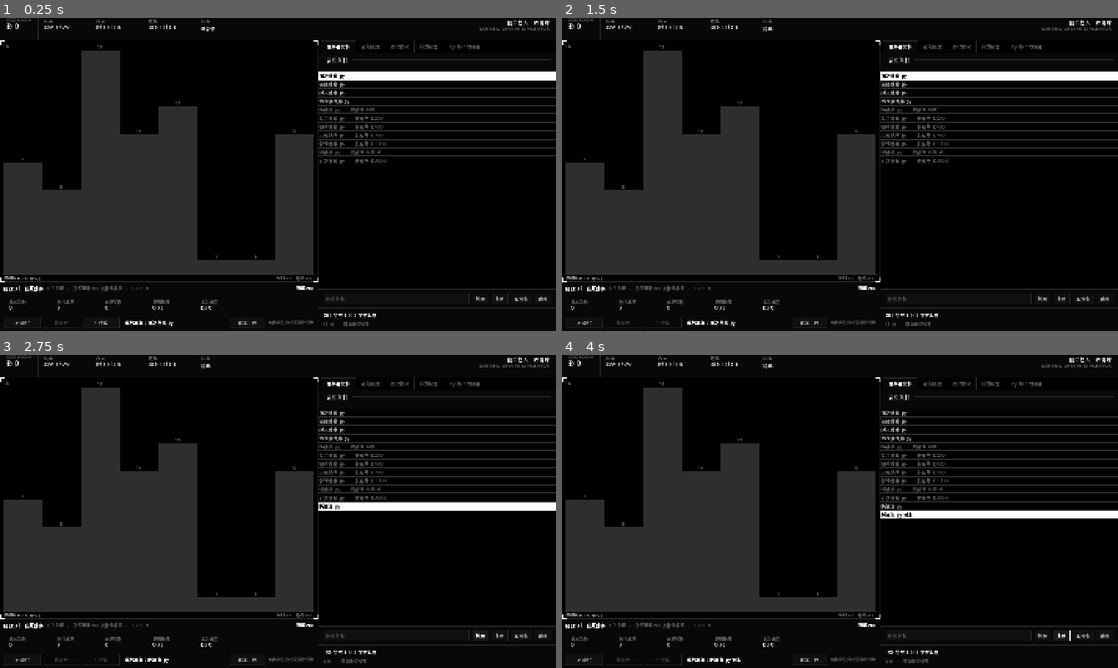
Above: before the commit, frames 1-4 (two rows, left to right).
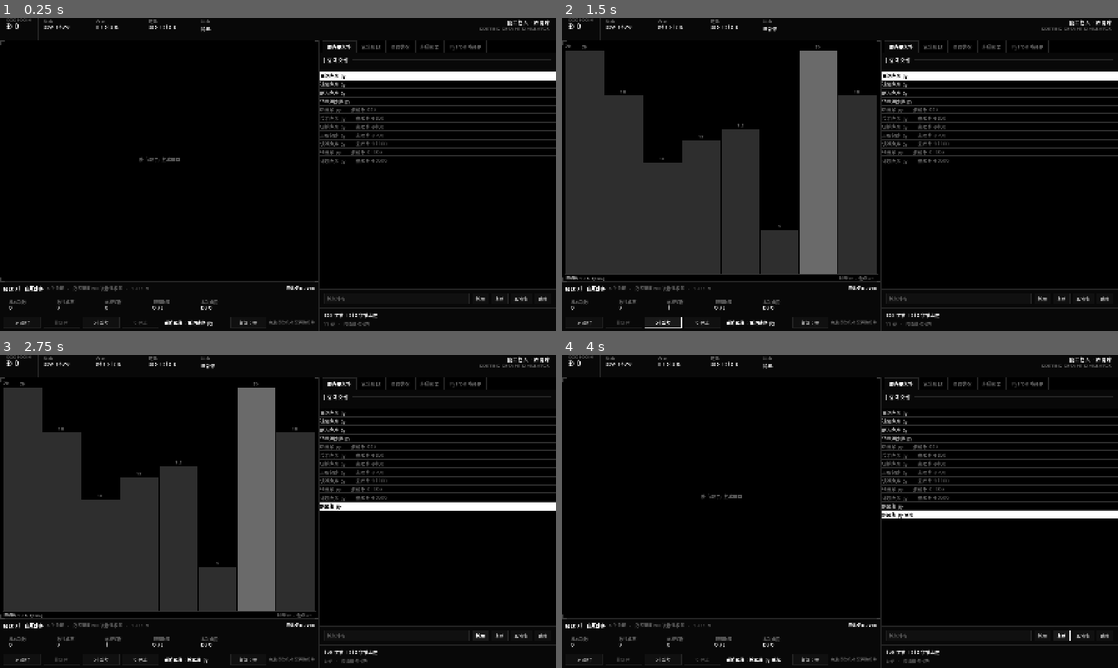
Above: after the commit, the same moments.

Repository: WWNNL/SORTING-SERVER-SIMULATOR
Game: Godot game, scene res://scenes/main.tscn
Same seed, same stepped clock (60 frames per second), same inputs: the game is played once before the commit and once after it.
Inputs (mouse positions are in pixels of both pictures, inside the frame that each line leads up to):
- Up to frame 1 (0.25 s): no input
- Up to frame 2 (1.5 s): click (662, 321) at 0.5 s, where only the run before the commit has a clickable "X 停止"; click (662, 321) at 1.25 s, where only the run after the commit has a clickable ">| 单步"
- Up to frame 3 (2.75 s): click "新建" at 2 s
- Up to frame 4 (4 s): click (701, 658) at 2.75 s, where only the run after the commit has a clickable "X 停止"; click "复制" at 3.5 s

The runs differ from the first frame. In frame 1, 22% of the frame differs, in the area x 0-88%, y 2-100%; in frame 2, 16%; in frame 3, 16%; in frame 4, 22%.

Commit message:
feat: 高速动画限流、题目按需生成、单步按钮、运行指示框
高速运行时的动画与表现
- 根因：每秒上千次读写会把几乎所有下标一次点成白色，整个面板糊成一片白；
  移动事件同时挤满动画缓冲区被反复丢弃，看起来只是抖。
- 改为限流入口而不是缩短时长：移动事件每帧最多入场 20 个、均匀抽样，
  少数元素完整飞完全程，整体呈现为平滑流动而非闪烁。
- 高亮同样限流：单帧最多点亮 26 个，并按密度压低强度（sqrt 缩放），
  密集活动表现成柔和辉光。另加一道跨帧总量上限（78），只留最亮的。
- 动画时长改为固定 0.17s，去掉按事件速率反推时长的那套自适应逻辑。

题目按需生成
- 数据只在点「运行」或「单步」时才产生。开局、换算法、换阶段都不再
  后台悄悄生成排列。停止会把当前题目清空。

单步运行
- 左下角按钮行加回单步。没有题目时先生成一局并停住，之后每次推进一条指令。

运行指示框
- 编辑器代码区加上和可视化面板同款的角标框，运行中点亮为白色、
  暂停或待机时转暗。两处同步，不切页也能看出服务器是否在跑。

实测（最高档 130000 步/秒，n=256）
- 实测速度 129999，与设定值一致
- 在飞元素峰值 20（上限 20），点亮下标峰值 78（上限 78），峰值高亮强度 0.49

测试：18/18 解释器 + 11/11 算法库

Diff:
--- a/scripts/ui/main.gd
+++ b/scripts/ui/main.gd
@@ -44,11 +44,14 @@
 
 # --- 界面引用
 var _viz: VizView
+var _viz_frame: PrtsFrame
 var _coin_label: Label
 var _chip := {}
 var _btn_run: Button
 var _btn_pause: Button
+var _btn_step: Button
 var _btn_stop: Button
+var _step_pending := false
 var _stat := {}
 var _stage_title: Label
 var _stage_detail: Label
@@ -93,11 +96,11 @@
 		log_line("供电不足：整机需要 %dW，电源只有 %dW。请到「升级配置」处理。"
 			% [Game.total_draw(), Game.psu_watts()], "error")
 	log_line("服务器会调用 sort(a)，请让 a 变成升序。", "sys")
-
-	# 开局就把任务装载好，让玩家一眼看到可视化
-	if _prepare_run():
-		_state = ST_PAUSED
-		_emit_state()
+	log_line("按「运行」生成题目并开始。", "sys")
+
+	# 开局不生成题目：数据只在点「运行」时才产生
+	_clear_task()
+	_emit_state()
 
 
 # ================================================================ 界面搭建
@@ -217,7 +220,9 @@
 	var frame := PrtsFrame.new()
 	frame.bracket_len = 12
 	frame.thickness = 2
+	frame.bracket_color = Prts.LINE_HI
 	viz_wrap.add_child(frame)
+	_viz_frame = frame
 
 	box.add_child(viz_wrap)
 	box.add_child(_build_controls())
@@ -271,6 +276,10 @@
 	_btn_pause = Prts.button("|| 暂停", 96)
 	_btn_pause.pressed.connect(_on_pause_pressed)
 	row.add_child(_btn_pause)
+
+	_btn_step = Prts.button(">| 单步", 96)
+	_btn_step.pressed.connect(_on_step_pressed)
+	row.add_child(_btn_step)
 
 	_btn_stop = Prts.button("X 停止", 96)
 	_btn_stop.pressed.connect(_on_stop_pressed)
@@ -442,11 +451,9 @@
 	Game.current_file = index
 	reload_editor()
 
-	# 重新生成排列：换算法等于换一次全新的任务数据
-	if _prepare_run():
-		_state = ST_PAUSED
-	else:
-		_state = ST_IDLE
+	# 换了算法，旧题目作废。新题目等玩家点「运行」时再生成。
+	_clear_task()
+	_state = ST_IDLE
 	_emit_state()
 	Game.save_game()
 
@@ -483,20 +490,53 @@
 	if _vm == null:
 		return
 	if _state == ST_RUNNING or _state == ST_PAUSED:
-		_vm.status = "halted"
-		_vm.halted_reason = "手动停止"
 		log_line("已手动停止本次运行。", "warn")
+	_clear_task()
 	_state = ST_IDLE
 	_emit_state()
 
 
+## 单步：没有题目就先生成一局并停住，之后每次只推进一条指令。
+func _on_step_pressed() -> void:
+	if _vm == null:
+		if not _prepare_run():
+			return
+		_state = ST_PAUSED
+		_emit_state()
+		return
+	if _state == ST_DONE or _state == ST_ERROR:
+		return
+	_step_pending = true
+	if _state == ST_RUNNING:
+		_state = ST_PAUSED
+	_emit_state()
+
+
 func _on_stage_changed(_index: int) -> void:
 	_refresh_stage()
-	# 阶段变了，当前这一局的规模就过期了，重新装载
-	if _state != ST_RUNNING:
-		if _prepare_run():
-			_state = ST_PAUSED
-			_emit_state()
+	# 阶段变了，旧题目作废。新题目等玩家点「运行」时再生成。
+	_clear_task()
+	_state = ST_IDLE
+	_emit_state()
+
+
+## 清掉当前题目。
+##
+## 数据只在点「运行」时才生成：这样"开始一局"是一个明确的动作，
+## 也避免了改代码、换算法、换阶段时后台悄悄生成一堆没人看的排列。
+func _clear_task() -> void:
+	_vm = null
+	_step_pending = false
+	_run_n = 0
+	_bill_accrued = 0.0
+	_bill_paid = 0.0
+	_pay_accum = 0.0
+	_elapsed = 0.0
+	_step_accum = 0.0
+	if _viz != null:
+		_viz.clear()
+	_update_stat_labels(get_run_info())
+	_refresh_hardware_chips_only()
 
 
 ## 装配一次运行。任何一项资源不满足都在这里拦下来，并给出可执行的建议。
@@ -608,6 +648,13 @@
 		var sc := Prts.WHITE if _state == ST_RUNNING else (
 			Prts.TEXT_HI if _state != ST_ERROR else Prts.TEXT)
 		Prts.set_color_cached(l, "state", sc, _color_cache)
+	# 运行指示框：可视化区和编辑器区的角标同步点亮
+	var running := _state == ST_RUNNING
+	if _viz_frame != null:
+		_viz_frame.bracket_color = Prts.WHITE if running else Prts.LINE_HI
+		_viz_frame.queue_redraw()
+	if _tab_editor != null:
+		_tab_editor.set_running(running)
 
 
 func _refresh_buttons() -> void:
@@ -615,13 +662,28 @@
 		return
 	_btn_run.disabled = _state == ST_RUNNING
 	_btn_pause.disabled = _state != ST_RUNNING
+	_btn_step.disabled = _state == ST_RUNNING
 	_btn_stop.disabled = _vm == null or (_state != ST_RUNNING and _state != ST_PAUSED)
 
 
 # ================================================================ 主循环
 
 func _process(delta: float) -> void:
-	if _vm == null or _state != ST_RUNNING:
+	if _vm == null:
+		return
+
+	# 单步：无论当前什么状态都只推进一条指令
+	if _step_pending:
+		_step_pending = false
+		_vm.run_batch(1)
+		_consume_events()
+		if _vm.status != "running":
+			_finish_run()
+		else:
+			_emit_tick()
+		return
+
+	if _state != ST_RUNNING:
 		return
 
 	# 截断异常长帧，避免指令暴冲（见 MAX_STEP_DELTA 的说明）
--- a/scripts/ui/tab_editor.gd
+++ b/scripts/ui/tab_editor.gd
@@ -15,6 +15,7 @@
 var _loading := false
 var _flash_left := 0.0
 var _highlighter: PyHighlighter
+var _frame: PrtsFrame
 var _completion: CompletionPopup
 var _candidates: Array = []
 ## 刚确认过一个候选，接下来这次 text_changed 不要再自动弹框
@@ -98,10 +99,11 @@
 	wrap.add_child(_edit)
 
 	var frame := PrtsFrame.new()
-	frame.bracket_len = 10
+	frame.bracket_len = 12
+	frame.thickness = 2
 	frame.bracket_color = Prts.LINE_HI
-	frame.draw_border = false
 	wrap.add_child(frame)
+	_frame = frame
 
 	add_child(wrap)
 
@@ -133,6 +135,15 @@
 
 func get_code() -> String:
 	return _edit.text if _edit != null else ""
+
+
+## 运行指示框：正在跑的时候角标点亮，和左侧可视化面板保持一致。
+## 这样不切回可视化页也能一眼看出服务器是不是在跑。
+func set_running(on: bool) -> void:
+	if _frame == null:
+		return
+	_frame.bracket_color = Prts.WHITE if on else Prts.LINE_HI
+	_frame.queue_redraw()
 
 
 func load_from_game() -> void:
--- a/scripts/ui/viz_view.gd
+++ b/scripts/ui/viz_view.gd
@@ -17,15 +17,18 @@
 const LABEL_PAD_TOP := 26.0  ## 标数值时顶部要多留一行
 const AXIS_H := 20.0
 
-## 希望在飞的元素数量。时长 = 这个数 ÷ 每秒事件数。
-const MOVE_BUDGET := 20.0
-const MOVE_MAX_DURATION := 0.22
-const MOVE_MIN_DURATION := 0.03
-const MAX_MOVES := 64
-
-## 最多同时标出几个落点。全标出来的话，高速运行时会有几十条贯穿全高的
-## 方框叠在一起，看着就像一堆没刷新掉的细线。
+## 同帧最多标出几个落点。全标出来的话会有几十条方框叠在一起，
+## 看着就像一堆没刷新掉的细线。
 const MAX_TARGETS := 6
+## 元素飞行时长。刻意用固定值，不做"按事件速率反推时长"那一套——
+## 那样在高速时会把时长压到几十毫秒，元素一闪而过，看起来只是抖。
+## 现在是控制**入场数量**：少数元素完整飞完全程，整体呈现为平滑的流动。
+const MOVE_DURATION := 0.17
+## 同时在飞的元素上限
+const MAX_INFLIGHT := 20
+## 同帧最多点亮多少个下标。高速运行时每秒上千次读写，全点亮会糊成一片白，
+## 反而什么都看不出来。
+const MAX_HOT := 26
 
 var values: Array = []
 var sorted_target: Array = []
@@ -38,11 +41,9 @@
 var _max_value := 1
 var _settled_count := 0
 
-## 自适应时长
-var _duration := MOVE_MAX_DURATION
-var _move_rate := 0.0          ## 每秒移动事件数（指数滑动平均）
-var _pending_moves := 0        ## 本采样周期内收到的移动事件数
-var _sample_accum := 0.0
+## 诊断用：本帧收到的移动事件数、被丢掉的数量
+var _moves_seen := 0
+var _moves_dropped := 0
 
 
 func _init() -> void:
@@ -101,34 +102,101 @@
 
 
 func move_duration() -> float:
-	return _duration
+	return MOVE_DURATION
+
+
+## 本帧收到的移动事件数 / 被丢弃的数量，供性能观察用
+func move_stats() -> Dictionary:
+	return {"seen": _moves_seen, "dropped": _moves_dropped, "inflight": _moves.size()}
 
 
 ## 消费一批可视化事件
 func apply_events(events: Array) -> void:
-	var touched := false
+	if events.is_empty():
+		return
+
+	# 先把这一批归类，再统一限流。直接边遍历边写状态的话，
+	# 高速运行时会把成百上千个下标一次性点成白色。
+	var move_batch: Array = []
+	var hot_batch: Array = []
+	var seen := {}
+
 	for e in events:
 		match String(e.get("t", "")):
 			"read":
 				var i := int(e["i"])
-				_hot[i] = 1.0
 				_selected = i
 				_selected_ttl = 0.40
-				touched = true
+				if not seen.has(i):
+					seen[i] = true
+					hot_batch.append(i)
 			"cmp":
 				for idx in (e["idx"] as Array):
-					_hot[int(idx)] = 1.0
-				touched = true
+					var j := int(idx)
+					if not seen.has(j):
+						seen[j] = true
+						hot_batch.append(j)
 			"write":
-				_hot[int(e["i"])] = 1.0
-				touched = true
+				var w := int(e["i"])
+				if not seen.has(w):
+					seen[w] = true
+					hot_batch.append(w)
 			"move":
-				_push_move(int(e["from"]), int(e["to"]), e["v"])
-				_hot[int(e["to"])] = 1.0
-				_pending_moves += 1
-				touched = true
-	if touched:
-		_recount_settled()
+				move_batch.append(e)
+				var to_i := int(e["to"])
+				if not seen.has(to_i):
+					seen[to_i] = true
+					hot_batch.append(to_i)
+
+	_moves_seen = move_batch.size()
+	_moves_dropped = 0
+	_ingest_moves(move_batch)
+	_ingest_hot(hot_batch)
+	_recount_settled()
+
+
+## 动画限流：控制入场数量，超出的均匀抽样丢掉。
+## 被丢掉的元素不会有动画，但柱子本身早就画在目标格上了，所以不会"回弹"。
+func _ingest_moves(batch: Array) -> void:
+	var n := batch.size()
+	if n == 0:
+		return
+	var room := MAX_INFLIGHT - _moves.size()
+	if room <= 0:
+		_moves_dropped = n
+		return
+	if n <= room:
+		for e in batch:
+			_push_move(int(e["from"]), int(e["to"]), e["v"])
+		return
+
+	# 均匀抽样，而不是取前 room 个——取开头会让动画明显偏向数组左半边
+	var step := float(n) / float(room)
+	var k := 0.0
+	for _t in room:
+		var e: Dictionary = batch[int(k)]
+		_push_move(int(e["from"]), int(e["to"]), e["v"])
+		k += step
+	_moves_dropped = n - room
+
+
+## 高亮限流：均匀抽样 + 按密度压低强度。
+## 密集活动表现成"柔和的辉光"，而不是"整块全白"。
+func _ingest_hot(batch: Array) -> void:
+	var n := batch.size()
+	if n == 0:
+		return
+	var take := mini(n, MAX_HOT)
+	var intensity := clampf(sqrt(float(take) / float(n)), 0.30, 1.0)
+	if take == n:
+		for i in batch:
+			_hot[int(i)] = intensity
+		return
+	var step := float(n) / float(take)
+	var k := 0.0
+	for _t in take:
+		_hot[int(batch[int(k)])] = intensity
+		k += step
 
 
 func _push_move(from_i: int, to_i: int, v: Variant) -> void:
@@ -138,31 +206,19 @@
 		if int(m["from"]) == from_i and int(m["to"]) == to_i:
 			m["t"] = 0.0
 			return
-	if _moves.size() >= MAX_MOVES:
-		# 丢掉最旧的只是"不再为它画飞行动画"，元素本身早就已经在目标格上了
-		# （柱子是按真实数组画的），所以不会出现回弹。
+	if _moves.size() >= MAX_INFLIGHT:
 		_moves.pop_front()
 	_moves.append({"from": from_i, "to": to_i, "v": v, "t": 0.0})
 
 
 func _process(delta: float) -> void:
 	var dirty := false
-
-	# 每 0.25 秒估一次事件速率，反推合适的动画时长
-	_sample_accum += delta
-	if _sample_accum >= 0.25:
-		var rate := float(_pending_moves) / _sample_accum
-		_move_rate = lerpf(_move_rate, rate, 0.6)
-		_pending_moves = 0
-		_sample_accum = 0.0
-		_duration = clampf(MOVE_BUDGET / maxf(_move_rate, 0.01),
-			MOVE_MIN_DURATION, MOVE_MAX_DURATION)
 
 	if not _moves.is_empty():
 		var keep: Array = []
 		for m in _moves:
 			var t := float(m["t"]) + delta
-			if t < _duration:
+			if t < MOVE_DURATION:
 				m["t"] = t
 				keep.append(m)
 		_moves = keep
@@ -181,10 +237,29 @@
 			if h > 0.07:
 				next[k] = h
 		_hot = next
+		_trim_hot()
 		dirty = true
 
 	if dirty:
 		queue_redraw()
+
+
+## 高亮集合的总量上限。
+##
+## 单帧限流只约束"这一帧新增多少"，但 _hot 是跨帧累积衰减的：
+## 每帧新增 26 个、活 5 帧，稳态就会有 130 个下标同时亮着——
+## 256 个元素里一半在发光，看着就是一片糊。这里再兜一道总量上限，
+## 只保留最亮的（也就是最新的），让辉光聚焦在算法当前活动的位置。
+func _trim_hot() -> void:
+	var limit := MAX_HOT * 3
+	if _hot.size() <= limit:
+		return
+	var keys := _hot.keys()
+	keys.sort_custom(func(a, b): return float(_hot[a]) > float(_hot[b]))
+	var keep := {}
+	for i in limit:
+		keep[keys[i]] = _hot[keys[i]]
+	_hot = keep
 
 
 func _recount_settled() -> void:
@@ -310,7 +385,7 @@
 		var to_i := int(m["to"])
 		if from_i < 0 or from_i >= n or to_i < 0 or to_i >= n:
 			continue
-		var p := clampf(float(m["t"]) / maxf(_duration, 0.001), 0.0, 1.0)
+		var p := clampf(float(m["t"]) / MOVE_DURATION, 0.0, 1.0)
 		var e := 1.0 - pow(1.0 - p, 3.0)  # ease-out：起步快、落位稳
 
 		var x := lerpf(_bar_x(from_i, n, span), _bar_x(to_i, n, span), e)
@@ -324,7 +399,7 @@
 
 func _draw_placeholder(w: float, h: float) -> void:
 	var font := get_theme_default_font()
-	draw_string(font, Vector2(0, h * 0.5), "等待任务载入",
+	draw_string(font, Vector2(0, h * 0.5), "按「运行」生成题目",
 		HORIZONTAL_ALIGNMENT_CENTER, w, 12, Prts.DIM)
 
 
